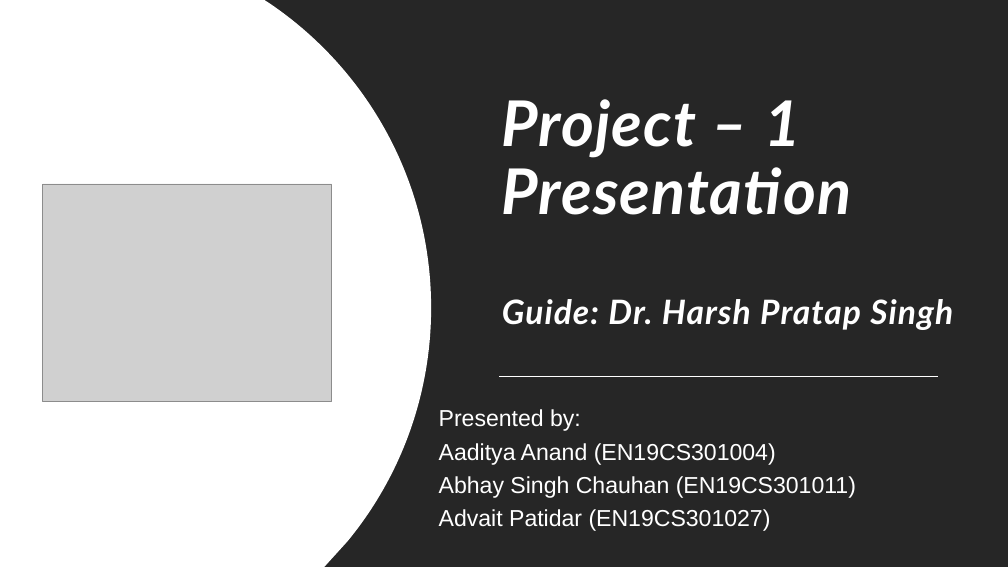
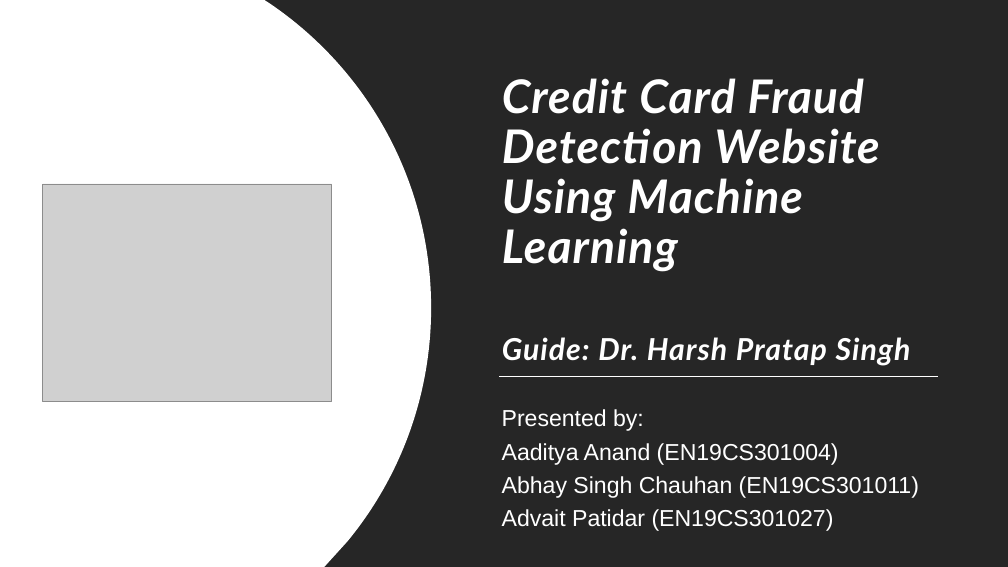
Before and after one commit to arcaneAB/fraud-detection-project, a slide deck: slide 1 of documentations/Project Presentation.pptx. Drawn at 1008x567 pixels with LibreOffice and Linux fonts; fonts in the diff are those of the drawing; grey boxes stand for pictures. Boxes give left, top, right and bottom in pixels: in the first picture for what was removed or moved away, otherwise in the second. Text is boxed around its words. In the diff, an @@ line names an element or a change of style, - is before the commit and + after.

```diff
--- a/documentations/Project Presentation.pptx
+++ b/documentations/Project Presentation.pptx
@@ title at (x1=502, y1=78, x2=911, y2=366): text changed; size 32 to 44.1 pt @@
-Project – 1
-Presentation
-Guide: Dr. Harsh Pratap Singh
+Credit Card Fraud Detection Website Using Machine
+Learning
+Guide: Dr. Harsh Pratap Singh
@@ subtitle "Presented by:" moved from (x1=439, y1=409, x2=856, y2=531) to (x1=502, y1=409, x2=919, y2=531) @@
```
Also in this commit, not shown: 4 other slides changed, 16 slides added, 8 slides removed.
